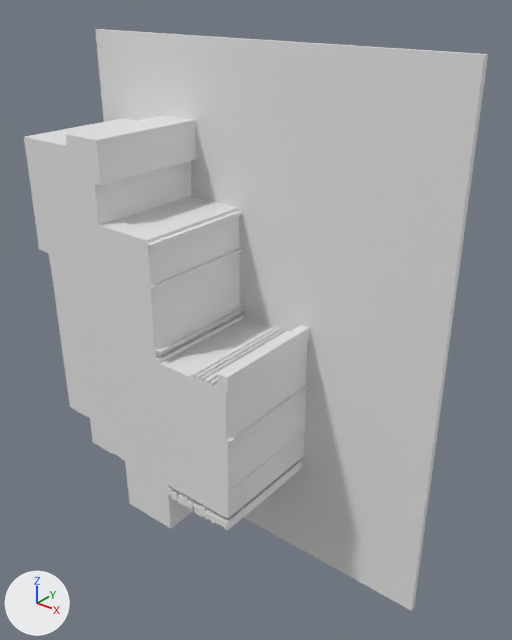
One commit to the glTF model version one/out_3d/52_17.glb: the scene before it, then after it.
Camera for both pictures: a camera (50 mm lens) standing at (15.27, -12.74, 14.45) and looking at (5.73, -0.81, 7.06). The lights are fixed; the arrows at lower left show +X, +Y and +Z. Where no turn or scale is listed for an object, it has been applied to the vertices.

Objects in the first picture: 'geometry_0'.
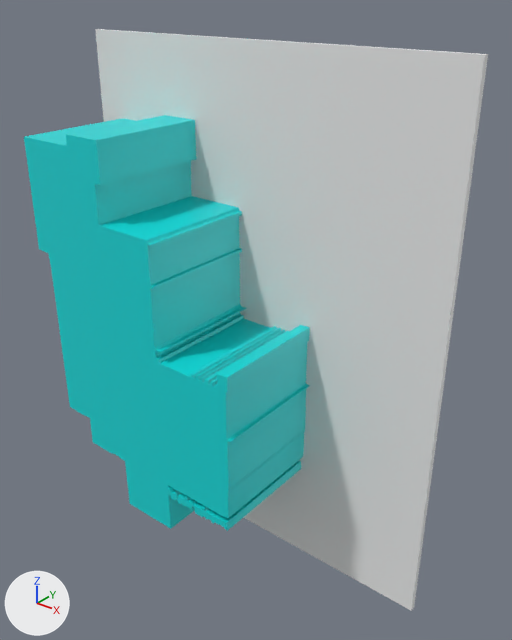
Changed parts and their boxes (x1, y1, x2, y2) in the pictures (512 x 640 px; the box of a moved part takes in the faces that stretch with it):
```json
{"part": 1, "of": "me_geometry_0", "change": "moved or reshaped", "before": [24, 137, 306, 529], "after": [24, 137, 306, 529]}
{"part": 2, "of": "me_geometry_0", "change": "recoloured", "before": [25, 63, 335, 531], "after": [25, 63, 335, 531], "on screen": "grey to cyan"}
```

The change, as JSON lines over the scene's bpy script:
```json
{"op": "add", "block": "mat_defaultmaterial", "code": ["mat_defaultmaterial = bpy.data.materials.new('DefaultMaterial')", "mat_defaultmaterial.use_nodes = True; mat_defaultmaterial.node_tree.nodes.clear()", "_N = mat_defaultmaterial.node_tree.nodes; _L = mat_defaultmaterial.node_tree.links", "n0 = _N.new('ShaderNodeOutputMaterial'); n0.name = 'Material Output'", "n1 = _N.new('ShaderNodeBsdfPrincipled'); n1.name = 'Principled BSDF'", "n2 = _N.new('ShaderNodeVertexColor'); n2.name = 'Color Attribute'", "_L.new(n1.outputs[0], n0.inputs[0])  # 'BSDF' to 'Surface'", "_L.new(n2.outputs[0], n1.inputs[0])  # 'Color' to 'Base Color'"]}
{"block": "me_geometry_0", "where": "me_geometry_0.from_pydata(...)  # 270 vertices, 532 faces; spans x 0.0..10.23, y -3.15..0.0, z 0.0..13.23"}
{"block": "me_geometry_0", "where": "# used by ob_geometry_0; location = (0.0, 0.0, 0.0)"}
{"block": "me_geometry_0", "change": "me_geometry_0 part 1"}
{"block": "me_geometry_0", "change": "2 vertices are removed from x 6.81, y -3.15..-0.15, z 4.02"}
{"block": "me_geometry_0", "change": "184 faces are deleted"}
{"block": "me_geometry_0", "change": "2 vertices are added at (6.81, -0.15, 4.04), (6.81, -3.15, 4.04)"}
{"block": "me_geometry_0", "change": "184 new faces join them"}
{"block": "me_geometry_0", "change": "me_geometry_0 part 2: 348 faces spanning x 0.0..10.23, y -3.15..0.0, z 0.0..13.23 switch from no material to mat_defaultmaterial"}
```
